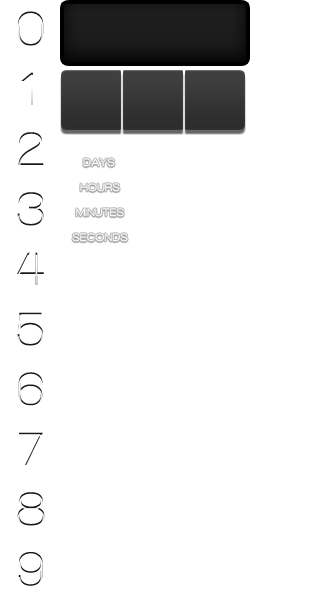
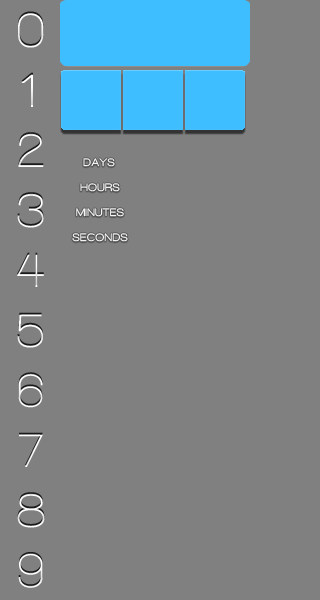
Before/after of a 320×600 layered artwork. What changed in the layer stack:
painted on "left" over [61, 70, 121, 130]
painted on "center" over [123, 70, 183, 130]
painted on "right" over [185, 70, 245, 130]
painted on "bg" (1st of 5, in "container") over [63, 3, 247, 63]
painted on "bg" (2nd of 5, in "container") over [63, 3, 247, 63]
showed "bg" (4th of 5) over [0, 0, 320, 600]
showed "bg" (5th of 5) over [0, 0, 320, 600]
